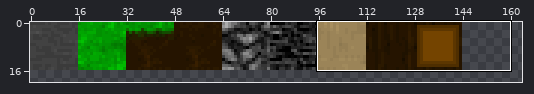
A sprite sheet gets an edit: src/main/resources/texture.png. Above, an overview of the earlier version with the close-up marked.
Close-up. Earlier state:
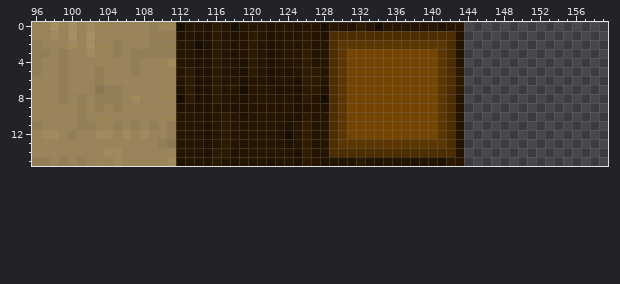
The file is 256x256 pixels. Colours within 5 levels of each other are drawn and written as one. Shown: x 96..159, y 0..15. The wide view leaves out empty margins.
Now the later version:
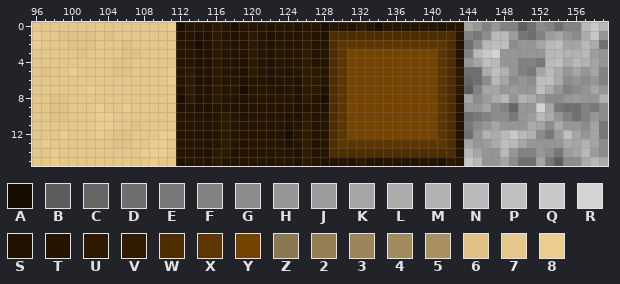
Palette (. is transparent): A #170d00  B #5d5d5d  C #666666  D #6f6f6f  E #787878  F #828282  G #8c8c8c  H #969696  J #9c9c9c  K #a5a5a5  L #ababab  M #b2b2b2  N #b9b9b9  P #bfbfbf  Q #c8c8c8  R #d3d3d3  S #1f1200  T #251400  U #2b1900  V #311b00  W #4e2e00  X #5c3600  Y #744400  Z #8c7850  2 #947e54  3 #9b8458  4 #a18a5c  5 #a88f5f  6 #e1c184  7 #e6c78a  8 #eccc8f
From old to new:
@@ x 96..159 @@
- 0 3353534333333233ATTSUTATTTSTTSTTATTSUTATTTSTTSTT................
- 1 3343535333333222STSSUTSTUTSTTTUTSWWWWWWWWWWWWWWT................
- 2 2333435332333222TTASUTSTUTSTTTUTTWXXXXXXXXXXXXWT................
- 3 2232334332322222TTSSUTSTUTSTTTVTTWXYYYYYYYYYYXWT................
- 4 2332333333323334TTSSUTSSUTSTTTVTTWXYYYYYYYYYYXWT................
- 5 2332333233323333TUSSUTSSUTSTSTVUTWXYYYYYYYYYYXWU................
- 6 3332333233333333TUSSUTTSTTSTTSVUTWXYYYYYYYYYYXWU................
- 7 3332333Z22333333SUSSUTTATTTSTSUUSWXYYYYYYYYYYXWU................
- 8 3332323222343333AUSSUTSSTTTTTSUTAWXYYYYYYYYYYXWT................
- 9 3333323232333333STSSTTSSTTTTTSTTSWXYYYYYYYYYYXWT................
-10 3333323333333333TTTSTUTSTTTTSSUTTWXYYYYYYYYYYXWT................
-11 2333322332323232TTTSTUTTTTTTSTVTTWXYYYYYYYYYYXWT................
-12 3443233443434332TTTSTUTTTTTTATVTTWXYYYYYYYYYYXWT................
-13 333333333333332ZTTTSTUTTTTTTSTVTTWXXXXXXXXXXXXWT................
-14 3333333344333333TTTSUUSTTTTTTSVTTWWWWWWWWWWWWWWT................
-15 2232323334333334STTSUTSTTTSTTSUTSTTSUTSTTTSTTSUT................
+ 0 7777777777777778ATTSUTATTTSTTSTTATTSUTATTTSTTSTTKHFHFFBDGFDFFNQN
+ 1 8776666767777777STSSUTSTUTSTTTUTSWWWWWWWWWWWWWWTFEGNNJEDFJKHGLQH
+ 2 8777666777677777TTASUTSTUTSTTTUTTWXXXXXXXXXXXXWTDGNPPGHHKNPKKNLD
+ 3 7777767777667777TTSSUTSTUTSTTTVTTWXYYYYYYYYYYXWTFNQRHHHHHNNMMNJH
+ 4 7777777776677777TTSSUTSSUTSTTTVTTWXYYYYYYYYYYXWTHKPNHHFFENPLNMKH
+ 5 7677877776677778TUSSUTSSUTSTSTVUTWXYYYYYYYYYYXWUDDLPMHFEKNLHKHKF
+ 6 7777777777777778TUSSUTTSTTSTTSVUTWXYYYYYYYYYYXWUCDGNKGHGPPLGHGHF
+ 7 7777778777777777SUSSUTTATTTSTSUUSWXYYYYYYYYYYXWUBFKKHJHHPLHFGHKH
+ 8 7766777777777777AUSSUTSSTTTTTSUTAWXYYYYYYYYYYXWTKGJLNHMLJGGHJHHM
+ 9 7766777877877777STSSTTSSTTTTTSTTSWXYYYYYYYYYYXWTHHKGFCHHRKEDDFEG
+10 7766777887777777TTTSTUTSTTTTSSUTTWXYYYYYYYYYYXWTDEFGGEHJNLHFDFHG
+11 7777777887767777TTTSTUTTTTTTSTVTTWXYYYYYYYYYYXWTEGHKHHHLKGLHHGKE
+12 7778777876677788TTTSTUTTTTTTATVTTWXYYYYYYYYYYXWTDHMLNQNMGEJPKHKE
+13 7877777776677887TTTSTUTTTTTTSTVTTWXXXXXXXXXXXXWTKHJLPNKHHHHLKMKG
+14 7787777777778887TTTSUUSTTTTTTSVTTWWWWWWWWWWWWWWTNKHHNHFFHGEJKNJG
+15 7787777777777877STTSUTSTTTSTTSUTSTTSUTSTTTSTTSUTQNHHKGDDKEBGGLNL
